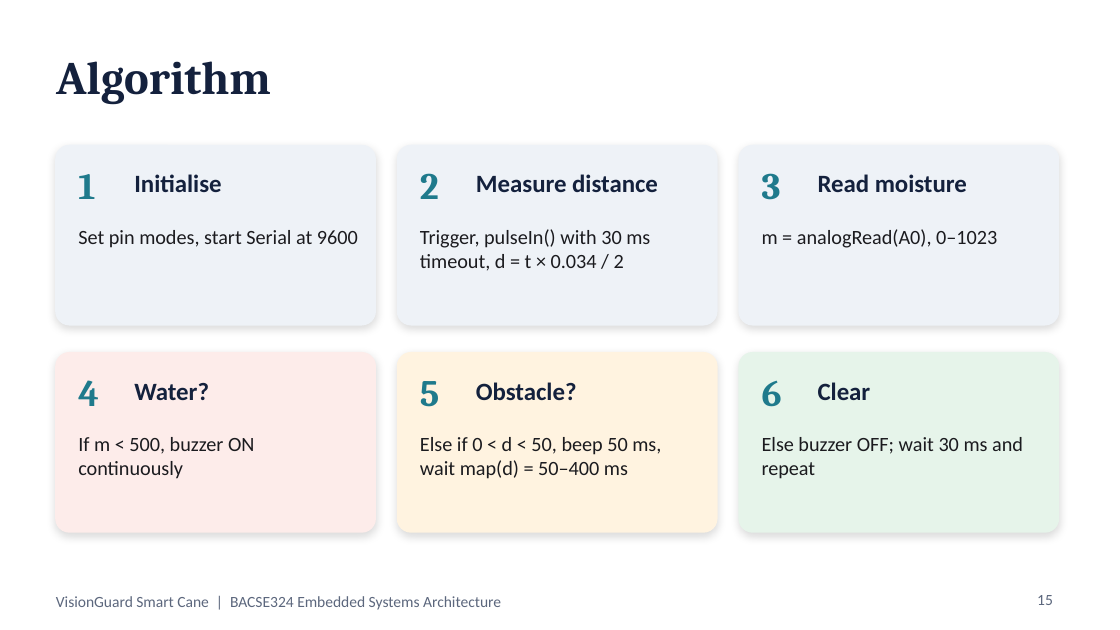
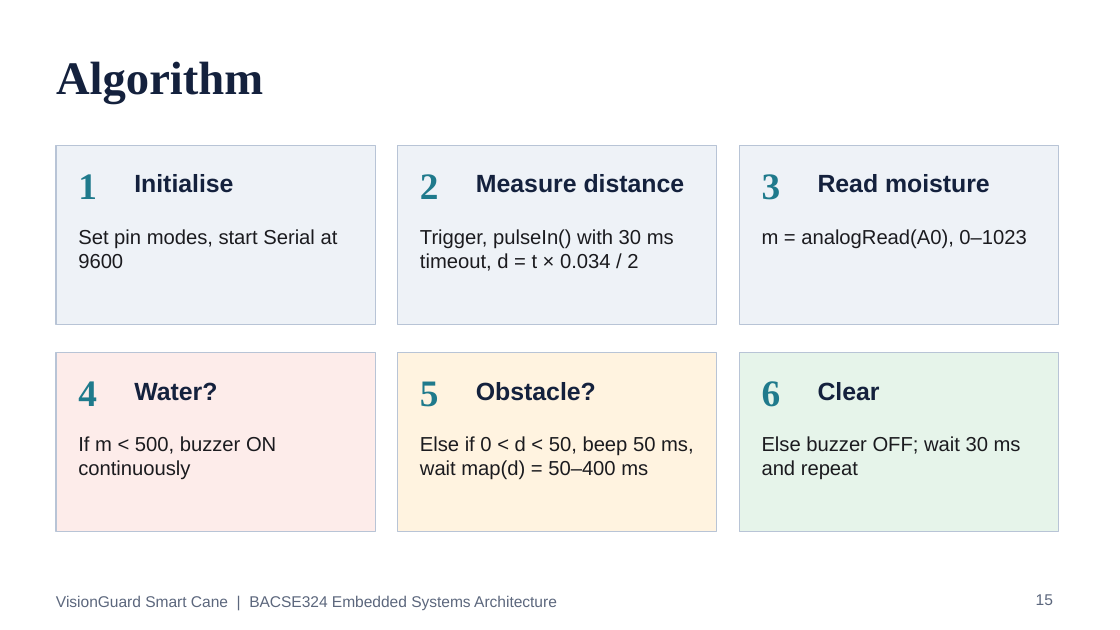
Before and after one commit to darshanpvt007-afk/visionguard-smart-cane, a slide deck: slide 15 of docs/VisionGuard_Presentation.pptx. Drawn at 1120x630 pixels with LibreOffice and Linux fonts; fonts in the diff are those of the drawing. Boxes give left, top, right and bottom in pixels: in the first picture for what was removed or moved away, otherwise in the second. Text is boxed around its words. In the diff, an @@ line names an element or a change of style, - is before the commit and + after.

```diff
--- a/docs/VisionGuard_Presentation.pptx
+++ b/docs/VisionGuard_Presentation.pptx
@@ rounded rectangle to rectangle; outline #EEF2F7 1 pt to #B8C4D6 0.75 pt; shadow off in 3 elements at box(56, 146, 375, 325), box(398, 146, 717, 325), box(739, 146, 1058, 325) @@
@@ rectangle at box(56, 353, 375, 532): rounded rectangle to rectangle; outline #FDECEA 1 pt to #B8C4D6 0.75 pt; shadow off @@
@@ rectangle at box(398, 353, 717, 532): rounded rectangle to rectangle; outline #FFF3E0 1 pt to #B8C4D6 0.75 pt; shadow off @@
@@ rectangle at box(739, 353, 1058, 532): rounded rectangle to rectangle; outline #E6F4EA 1 pt to #B8C4D6 0.75 pt; shadow off @@
@@ font Cambria to Times New Roman in 7 elements at box(56, 61, 263, 104), box(78, 174, 97, 199), box(420, 174, 439, 199), box(762, 174, 781, 200), box(78, 381, 97, 406), box(420, 381, 439, 407), box(762, 381, 781, 407) @@
@@ font Calibri to Arial in 14 elements at box(134, 174, 233, 193), box(78, 229, 338, 268), box(476, 174, 685, 193), box(420, 229, 674, 271), box(818, 174, 990, 193), box(762, 229, 1026, 249), box(134, 382, 217, 401), box(78, 436, 276, 479), box(476, 382, 596, 401), box(420, 436, 694, 480), box(818, 382, 880, 401), box(762, 436, 1021, 479), box(1036, 594, 1053, 605), box(56, 595, 557, 610) @@
```
Also in this commit, not shown: 24 other slides changed, 7 other files.
